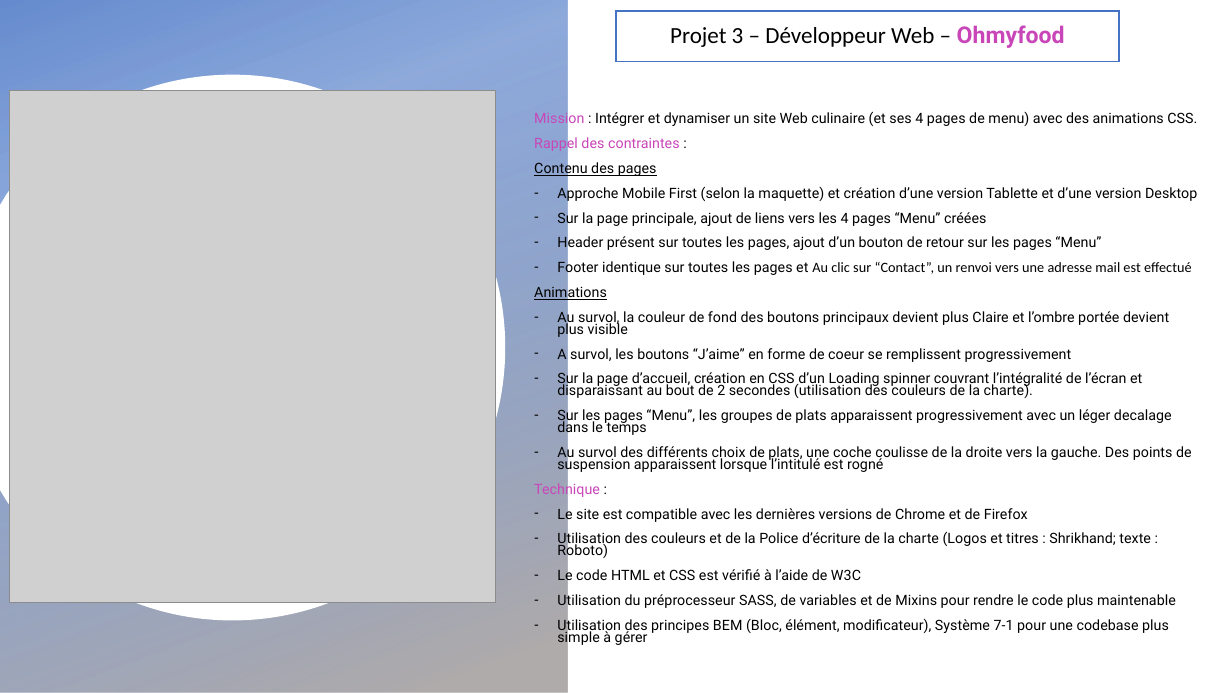
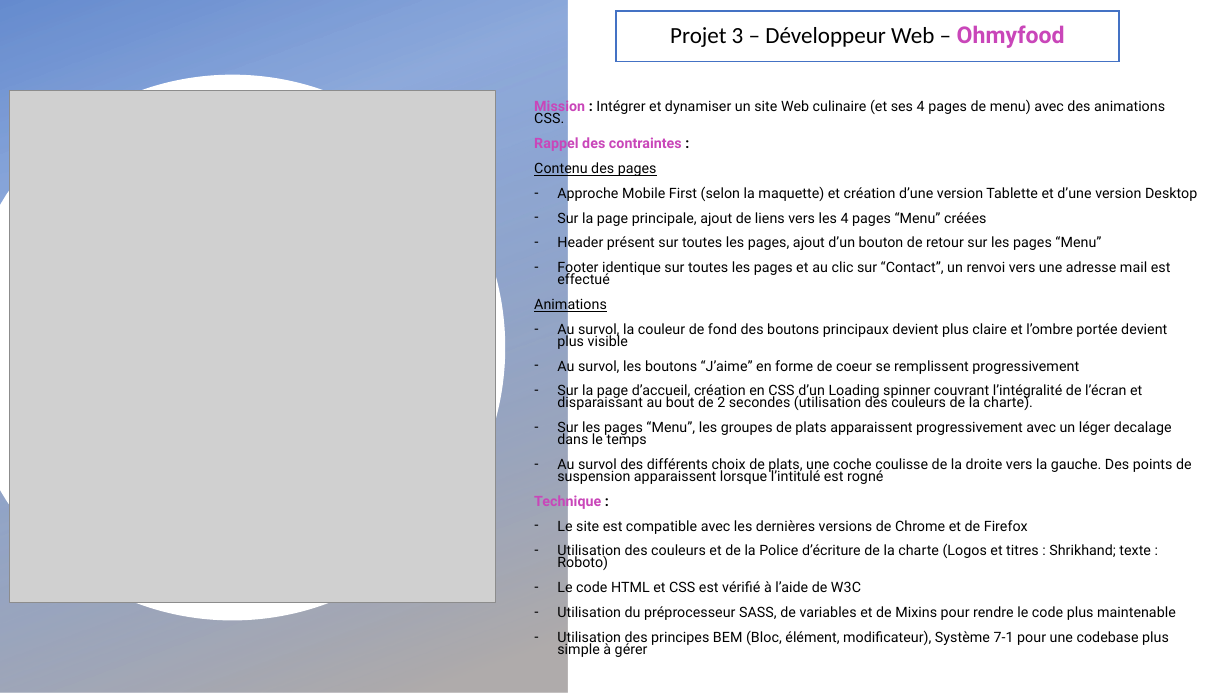
Before and after one commit to OlivierBASQUIN/Olivierbasquin_3_22022021, a slide deck: slide 1 of Présentation Projet 3 - Ohmyfood.pptx. Drawn at 1232x693 pixels with LibreOffice and Linux fonts; fonts in the diff are those of the drawing; grey boxes stand for pictures; background and template pictures are left out. Boxes give left, top, right and bottom in pixels: in the first picture for what was removed or moved away, otherwise in the second. Text is boxed around its words. In the diff, an @@ line names an element or a change of style, - is before the commit and + after.

Commit message:
maj finale

```diff
--- a/Présentation Projet 3 - Ohmyfood.pptx
+++ b/Présentation Projet 3 - Ohmyfood.pptx
@@ text at box(534, 98, 1165, 510): bold on in "Mission :", "Rappel des contraintes :", "Technique :" @@
@@ text at box(557, 259, 1171, 289): text changed; font Calibri to Roboto @@
-– Footer identique sur toutes les pages et Au clic sur “Contact”, un renvoi vers une adresse mail est effectué
+– Footer identique sur toutes les pages et au clic sur “Contact”, un renvoi vers une adresse mail est effectué
@@ text at box(557, 320, 1167, 375): text changed @@
-– Au survol, la couleur de fond des boutons principaux devient plus Claire et l’ombre portée devient plus visible
-– A survol, les boutons “J’aime” en forme de coeur se remplissent progressivement
+– Au survol, la couleur de fond des boutons principaux devient plus claire et l’ombre portée devient plus visible
+– Au survol, les boutons “J’aime” en forme de coeur se remplissent progressivement
```
